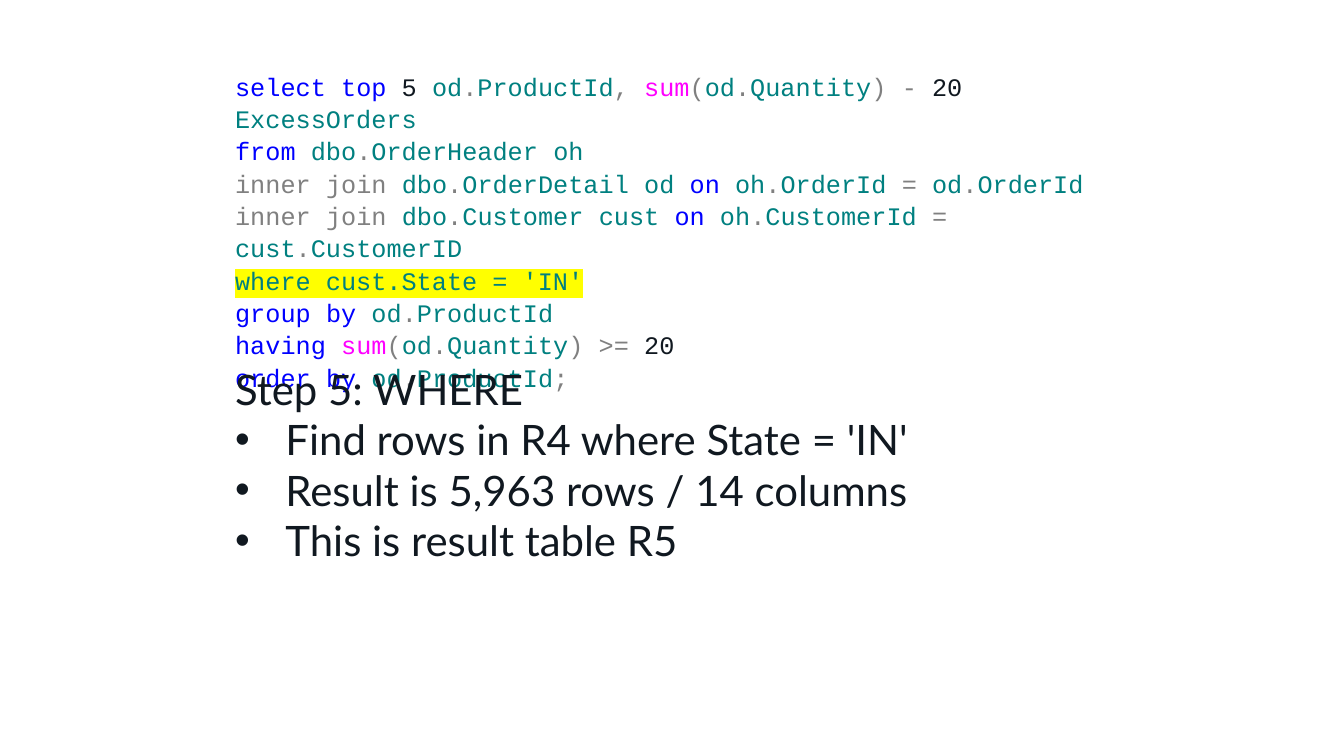
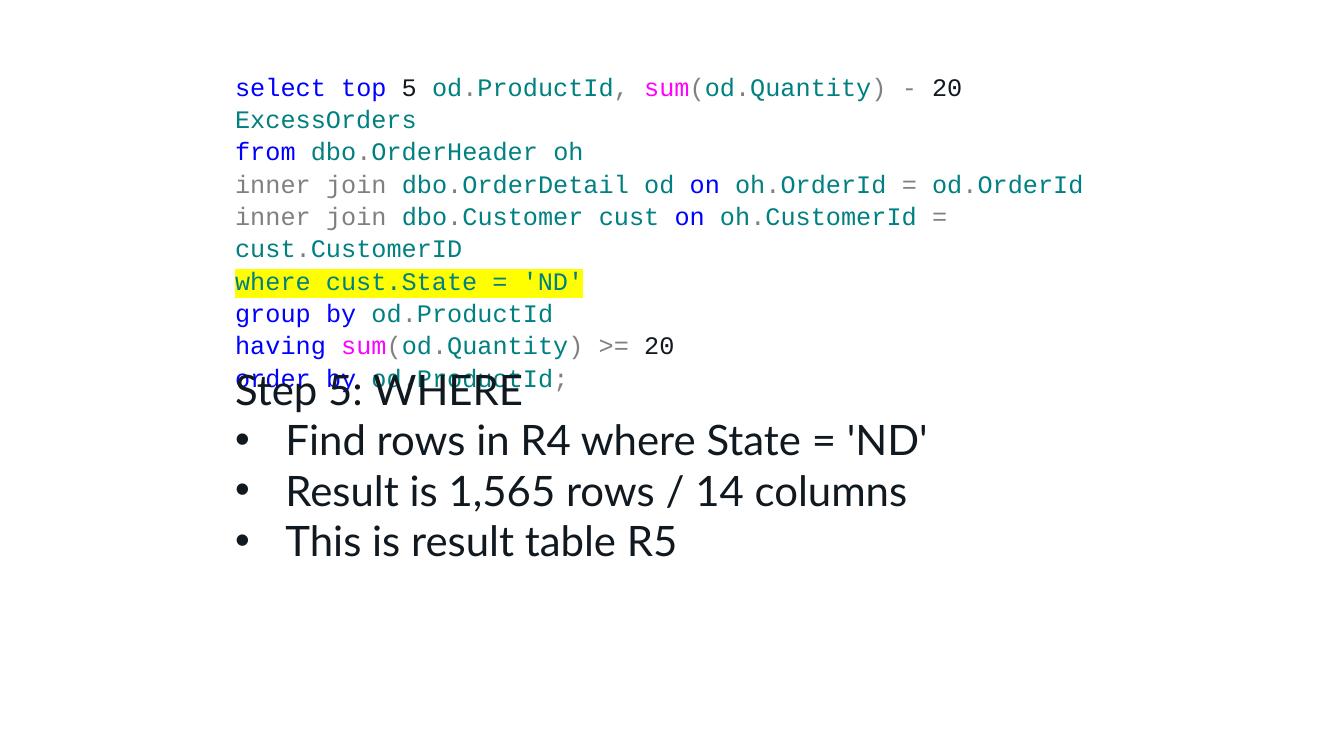
Before and after one commit to tf3604/OptimizerPresentation, a slide deck: slide 13 of Optimizer.pptx. Drawn at 1344x756 pixels with LibreOffice and Linux fonts; fonts in the diff are those of the drawing; background and template pictures are left out. Boxes give left, top, right and bottom in pixels: in the first picture for what was removed or moved away, otherwise in the second. Text is boxed around its words. In the diff, an @@ line names an element or a change of style, - is before the commit and + after.

```diff
--- a/Optimizer.pptx
+++ b/Optimizer.pptx
@@ text at [235,271,584,298]: text changed @@
-where cust.State = 'IN'
+where cust.State = 'ND'
@@ text at [285,424,928,512]: text changed @@
-• Find rows in R4 where State = 'IN'
-• Result is 5,963 rows / 14 columns
+• Find rows in R4 where State = 'ND'
+• Result is 1,565 rows / 14 columns
```
Also in this commit, not shown: 11 other slides changed.
